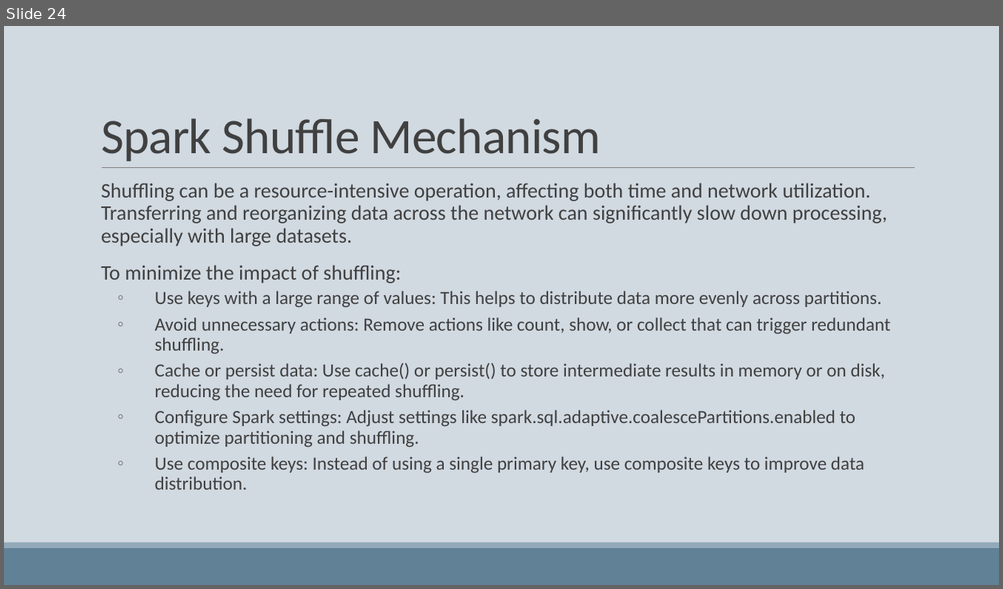
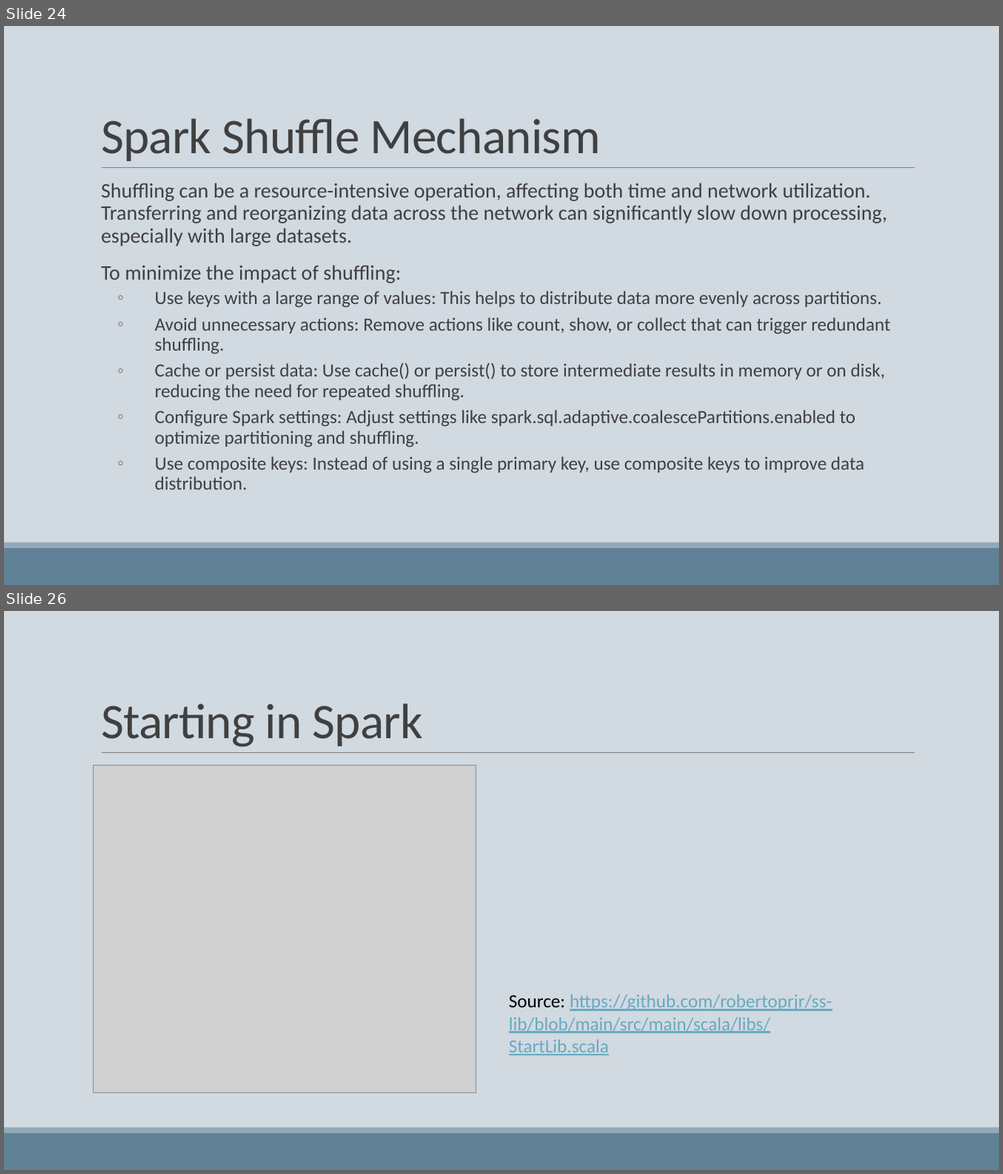
Before and after one commit to robertoprjr/presentations, a slide deck: apache_spark_2x.pptx. Shown one above the other, each under a label of ours: slide 24 before the commit, slides 24 and 26 after it; the slides between them are not shown. The pictures are 1003x589 and 1003x1174 pixels, drawn with LibreOffice and Linux fonts; fonts in the diff are those of the drawing; grey boxes stand for pictures. Boxes give left, top, right and bottom in pixels: in the first picture for what was removed or moved away, otherwise in the second. Text is boxed around its words. In the diff, an @@ line names an element or a change of style, - is before the commit and + after.

Commit message:
Spark presentation V1

```diff
--- a/apache_spark_2x.pptx
+++ b/apache_spark_2x.pptx
@@ slide 26 added at bbox=[4, 611, 999, 1170], background #D1D9E1; not listed: 3 template elements that a slide beside it also shows @@
@@ title added at bbox=[101, 703, 423, 747], 48 pt, text #404040 @@
+Starting in Spark
@@ picture added at bbox=[94, 765, 475, 1093] @@
@@ text added at bbox=[509, 994, 831, 1056], 18 pt, text #67AABF, underline @@
+Source: https://github.com/robertoprjr/ss-lib/blob/main/src/main/scala/libs/StartLib.scala
```
Also in this commit, not shown: 16 other slides added, 1 other file.
